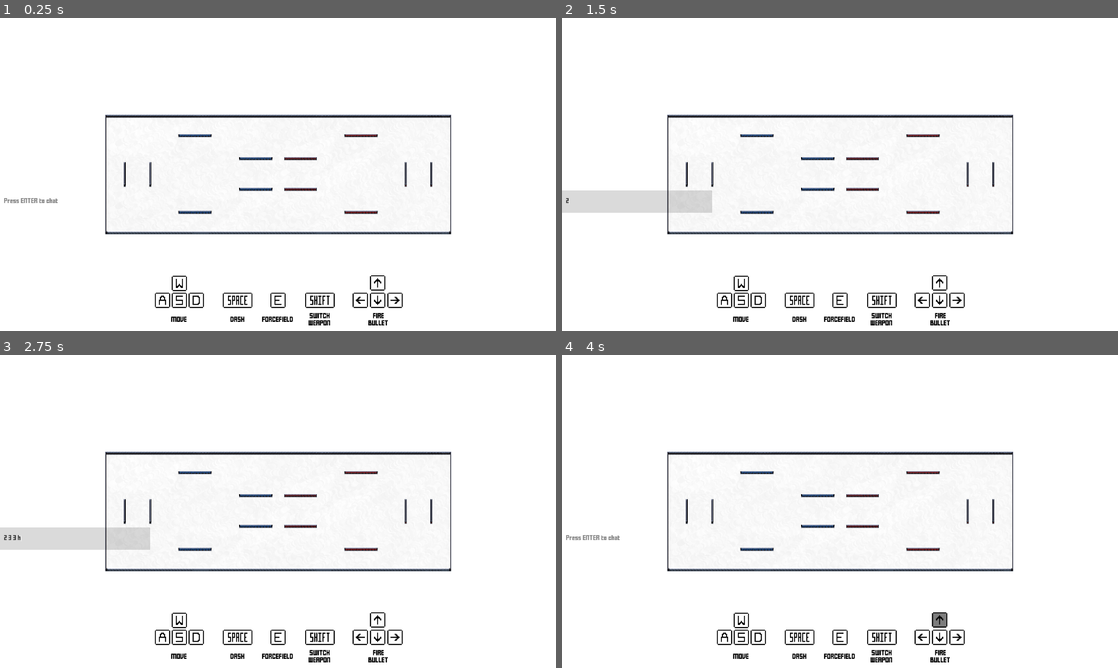
Above: before the commit, frames 1-4 (two rows, left to right).
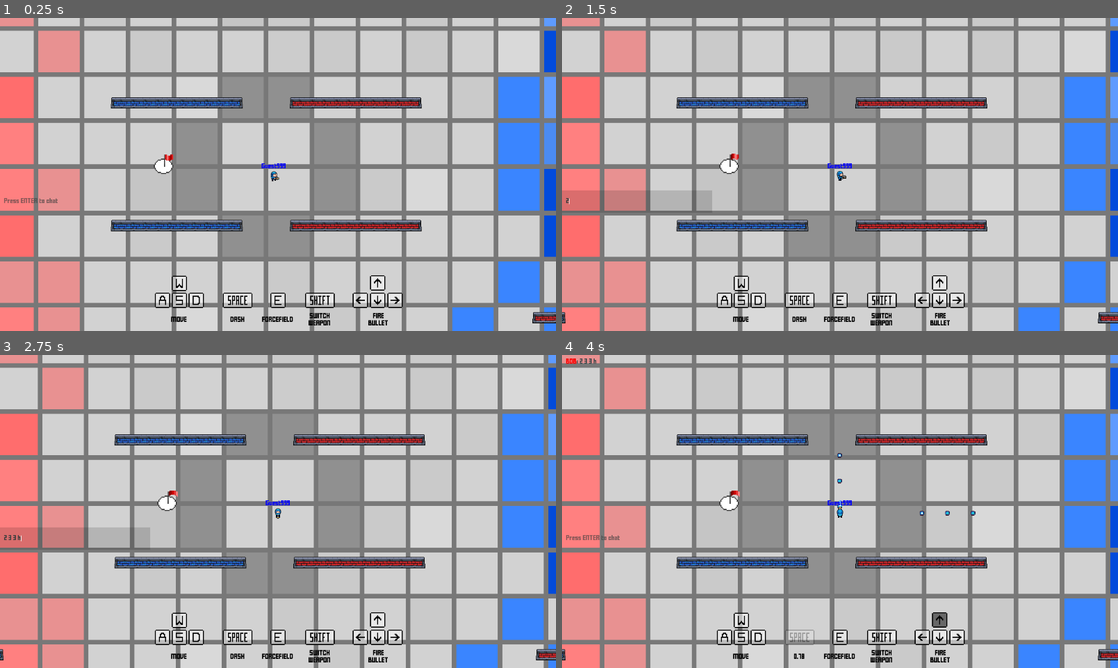
Above: after the commit, the same moments.

Repository: MarshallJDem/SuperCTF
Game: Godot game, scene res://GameContent/Main.tscn
Same seed, same stepped clock (60 frames per second), same inputs: the game is played once before the commit and once after it. This scene is started directly instead of the project's main scene. Sound files missing from this copy of the repository are replaced by a short silence.
Inputs (mouse positions are in pixels of both pictures, inside the frame that each line leads up to):
- Up to frame 1 (0.25 s): no input
- Up to frame 2 (1.5 s): click (639, 202) at 0.52 s; type "12" at 0.6 s; tap Enter at 1.25 s; move the mouse to (962, 158) at 1.27 s; hold Right from 1.28 s (still down); tap 2 at 1.35 s; click (962, 158) at 1.42 s
- Up to frame 3 (2.75 s): tap Space at 1.52, 2, 2.27 s; tap 3 at 1.55, 2.1 s; move the mouse to (166, 527) at 2.02 s; release Right at 2.03 s; hold Down from 2.03 s (still down); tap H at 2.3 s
- Up to frame 4 (4 s): tap Enter at 2.75 s; move the mouse to (895, 442) at 2.77 s; release Down at 2.78 s; hold Right 2.78-3.53 s; tap H at 2.85 s; tap J at 3.05, 3.6 s; move the mouse to (812, 574) at 3.52 s; hold Up from 3.53 s (still down); click (812, 574) at 3.67 s; tap Space at 3.77 s; tap L at 3.8 s

The runs differ from the first frame. In frame 1, 98% of the frame differs, in the area x 0-100%, y 0-100%; in frame 2, 98%; in frame 3, 98%; in frame 4, 98%.
Error before the commit: Invalid get index 'Null' (on base: 'Dictionary'). (res://GameContent/LineEdit.gd:54)

Commit message:
New testing version for Teho's background

Diff:
--- a/GameContent/Main.tscn
+++ b/GameContent/Main.tscn
@@ -375,6 +375,7 @@
 }
 
 [node name="Sprite" type="Sprite" parent="Environment/Node2D"]
+scale = Vector2( 0.900147, 0.900147 )
 texture = ExtResource( 26 )
 
 [node name="CPUParticles2D2" type="CPUParticles2D" parent="Environment"]
--- a/GameContent/NetworkController.gd
+++ b/GameContent/NetworkController.gd
@@ -1,6 +1,5 @@
 extends Node
 
-var		PORT			= 42402
 const	MAX_PLAYERS	= 10
 const	SCORE_LIMIT	= 2;
 var		players		= {};
@@ -83,7 +82,7 @@
 	if Globals.useSecure:
 		server.private_key = load("res://HTTPS_Keys/linux_privkey.key");
 		server.ssl_certificate = load("res://HTTPS_Keys/linux_cert.crt");
-	server.listen(PORT, PoolStringArray(), true);
+	server.listen(Globals.port, PoolStringArray(), true);
 	get_tree().set_network_peer(server);
 	print("Making Game Server Available");
 	$HTTPRequest_GameServerMakeAvailable.request(Globals.mainServerIP + "makeGameServerAvailable?publicToken=" + str("RANDOMTOKEN"), ["authorization: Bearer " + (Globals.serverPrivateToken)], false);
@@ -513,24 +512,3 @@
 	# Only run if we are the server
 	if get_tree().is_network_server():
 		rpc("start_round");
-
-
-
-#-----------------------------------------------------
-#
-#func _input(event):
-#	if event is InputEventKey and event.pressed:
-#		if event.scancode == KEY_2:
-#			PORT = 42402;
-#		if event.scancode == KEY_3:
-#			PORT = 42403;
-#		if event.scancode == KEY_H: # HOST
-#			start_server();
-#		if event.scancode == KEY_J: # JOIN
-#			join_server();
-#		if event.scancode == KEY_L: # LEAVE
-#			leave_match();
-#		if event.scancode == KEY_M: # START MATCH
-#			start_match();
-#		if event.scancode == KEY_F:
-#			OS.window_fullscreen = !OS.window_fullscreen;
--- a/Globals.gd
+++ b/Globals.gd
@@ -1,12 +1,14 @@
 extends Node
 
 # Whether to run in testing mode (for development uses)
-var testing = false;
+var testing = true;
 
 #Game Servers (Both clients and servers use these vars, but in different ways. overlapping would not work)
 var serverIP = "";
 var serverPublicToken;
-var serverPrivateToken = "privatetoken42402";
+var skirmishPort = "42402";
+var port = "42403";
+var serverPrivateToken = "privatetoken" + port;
 var isServer = false;
 var allowedPlayers = [];
 var matchID;
--- a/TitleScreen.tscn
+++ b/TitleScreen.tscn
@@ -79,7 +79,6 @@
 position = Vector2( 10, -14 )
 scale = Vector2( 2, 2 )
 frames = SubResource( 1 )
-frame = 3
 playing = true
 
 [node name="Area2D" type="Area2D" parent="Flag2" groups=[
Binary file changed: Assets/Environment/background.png
Binary file added: Assets/Environment/background_old.png
Not shown, added: Assets/Environment/background_old.png.import
Not shown, added: Assets/Environment/.DS_Store
Not shown, changed: HTML5_Export/CTF.pck
